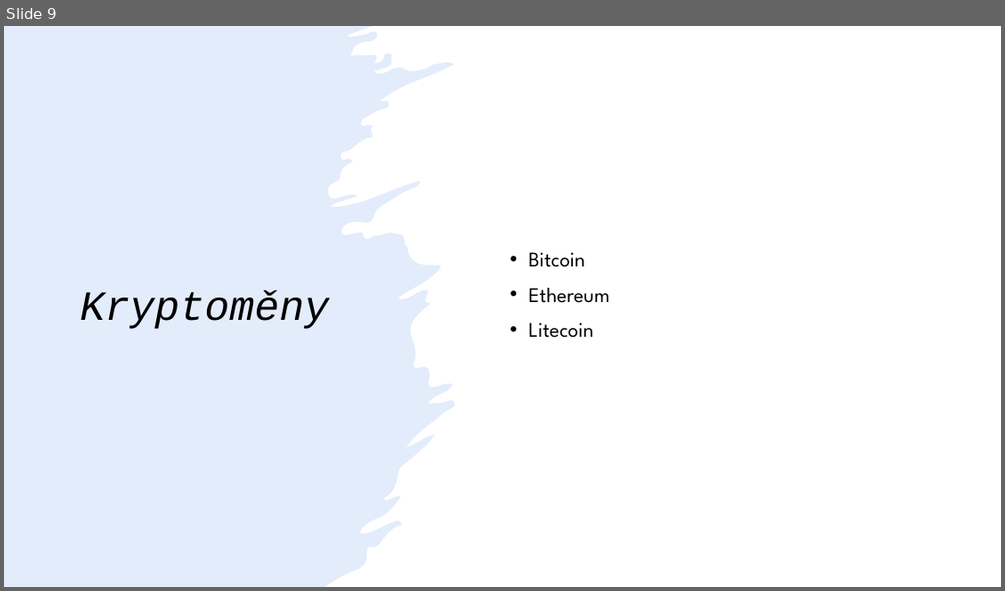
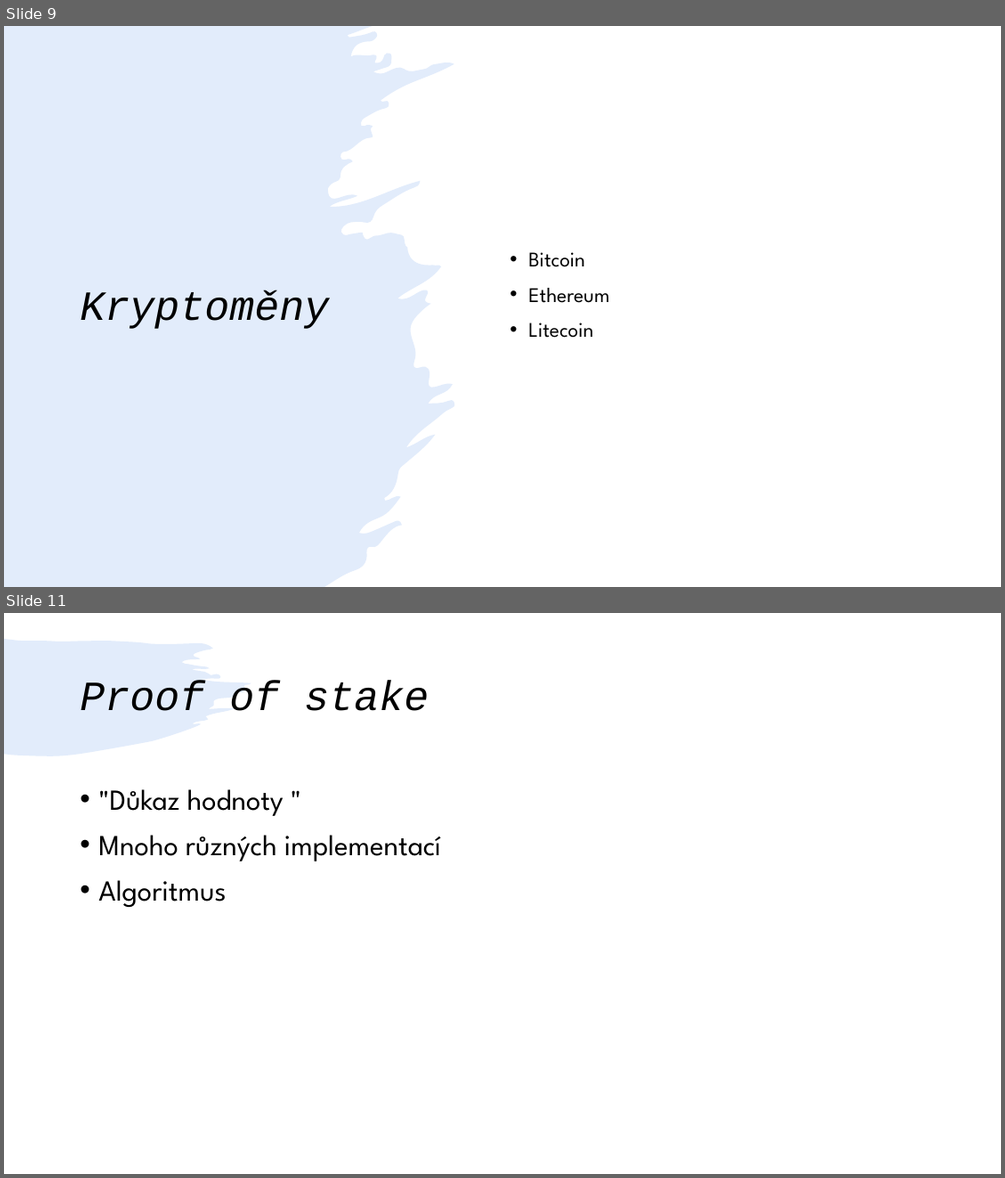
Before and after one commit to kuba384/Jirasek, a slide deck: Presentation.ppsx. Shown one above the other, each under a label of ours: slide 9 before the commit, slides 9 and 11 after it; the slides between them are not shown. The pictures are 1005x591 and 1005x1178 pixels, drawn with LibreOffice and Linux fonts; fonts in the diff are those of the drawing. Boxes give left, top, right and bottom in pixels: in the first picture for what was removed or moved away, otherwise in the second. Text is boxed around its words. In the diff, an @@ line names an element or a change of style, - is before the commit and + after.

Commit message:
Add files via upload
Proof of stake

```diff
--- a/Presentation.ppsx
+++ b/Presentation.ppsx
@@ slide 11 added at <box>4,613,1001,1174</box>, background #FFFFFF; not listed: 1 template element that a slide beside it also shows @@
@@ title added at <box>80,681,429,711</box>, 40 pt, text #000000, italic @@
+Proof of stake
@@ text added at <box>98,789,441,907</box>, 28 pt, text #000000 @@
+• "Důkaz hodnoty "
+• Mnoho různých implementací
+• Algoritmus
```
Also in this commit, not shown: 2 slides changed.
